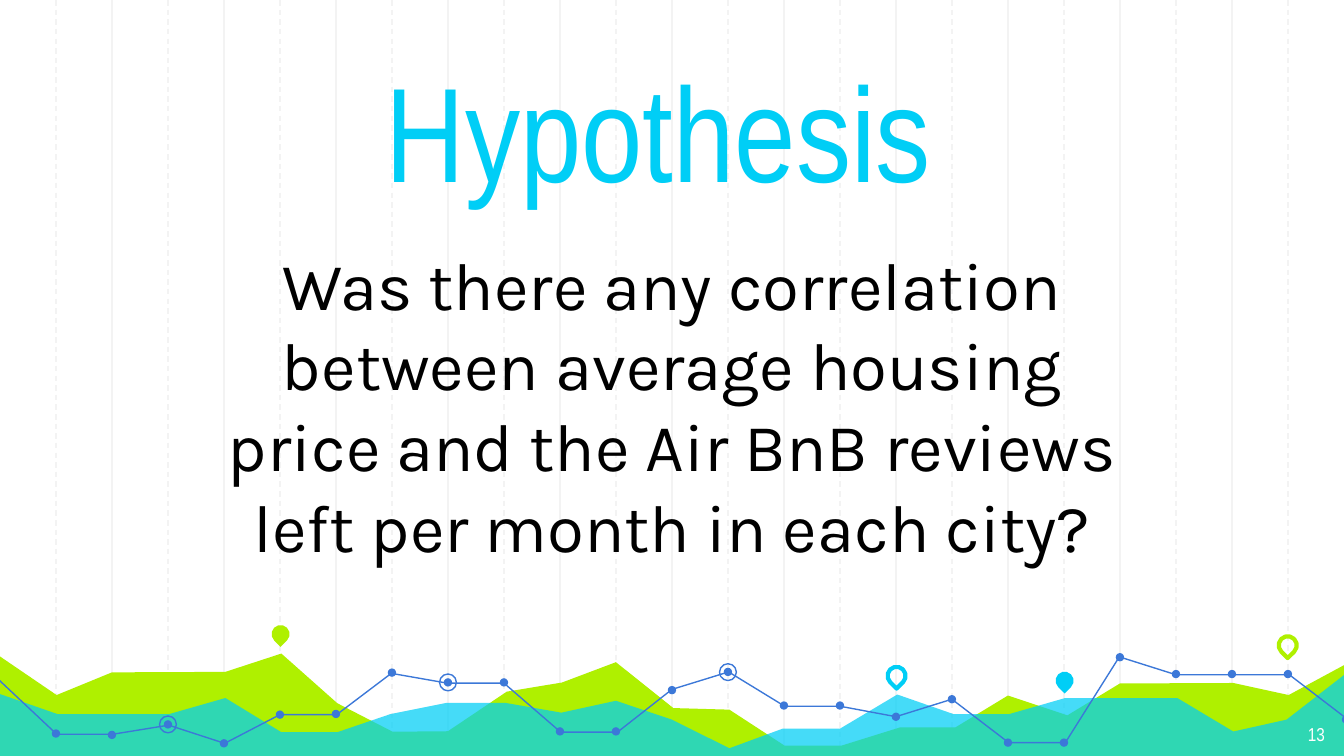
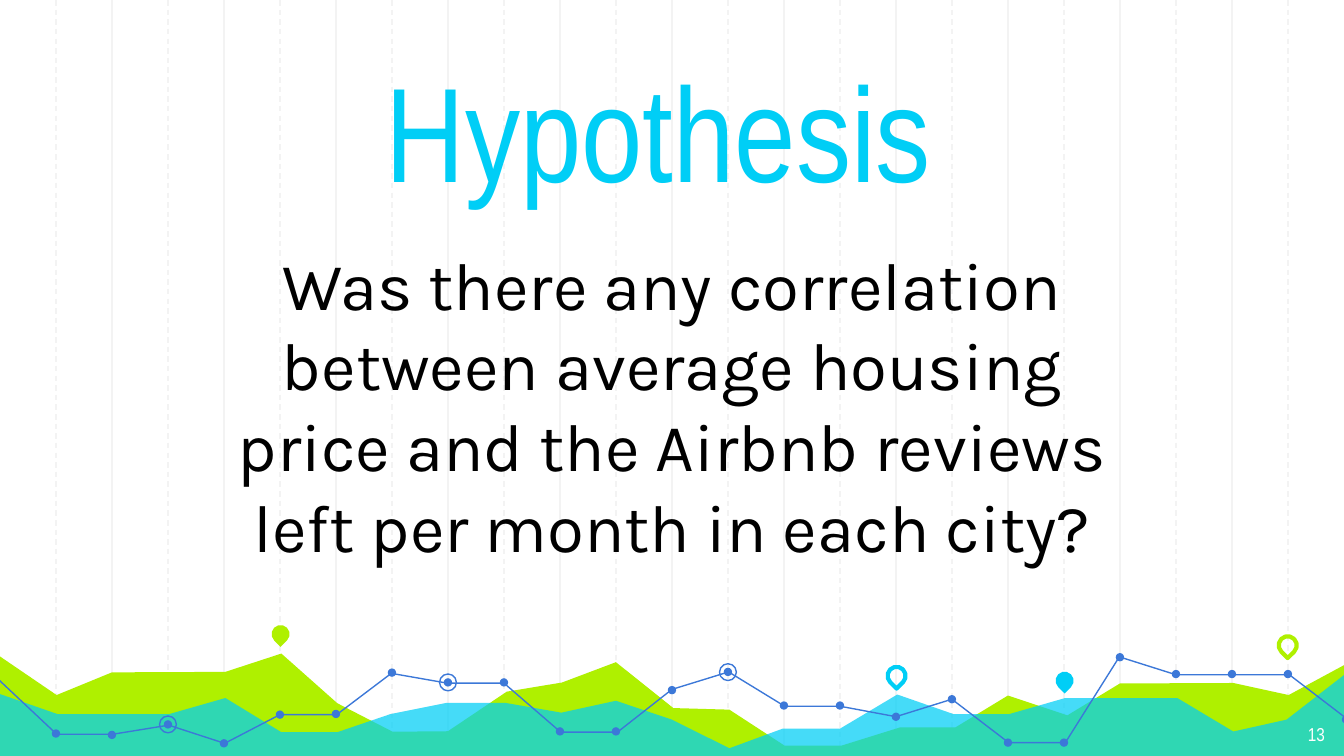
Before and after one commit to GT-Project1-A1/AirBNB, a slide deck: slide 13 of Project1_FinalPresentation.pptx. Drawn at 1344x756 pixels with LibreOffice and Linux fonts; fonts in the diff are those of the drawing. Boxes give left, top, right and bottom in pixels: in the first picture for what was removed or moved away, otherwise in the second. Text is boxed around its words. In the diff, an @@ line names an element or a change of style, - is before the commit and + after.

```diff
--- a/Project1_FinalPresentation.pptx
+++ b/Project1_FinalPresentation.pptx
@@ text at [238, 263, 1106, 569]: text changed @@
-Was there any correlation between average housing price and the Air BnB reviews left per month in each city?
+Was there any correlation between average housing price and the Airbnb reviews left per month in each city?
```
Also in this commit, not shown: 5 other slides changed.
